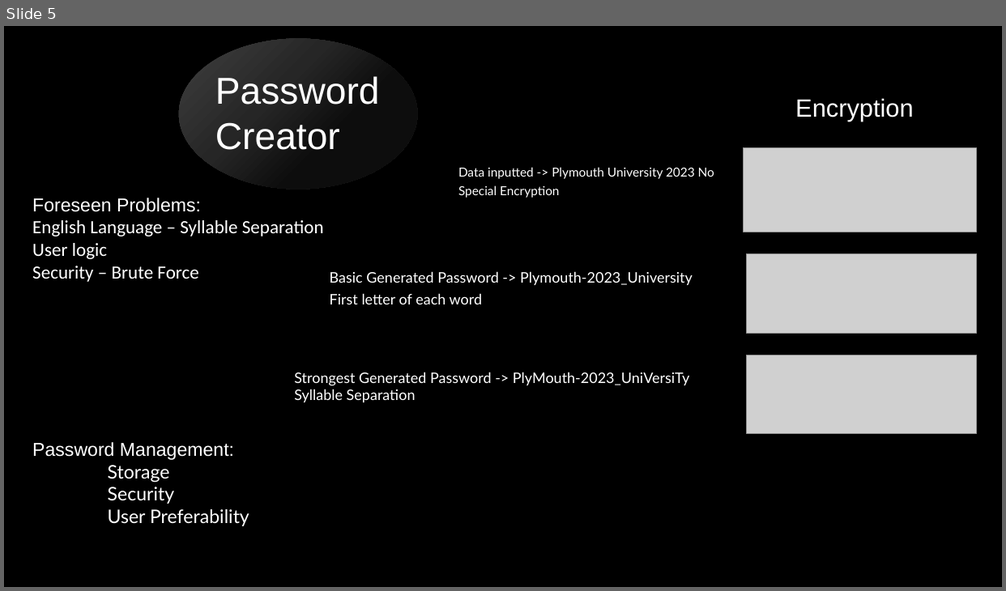
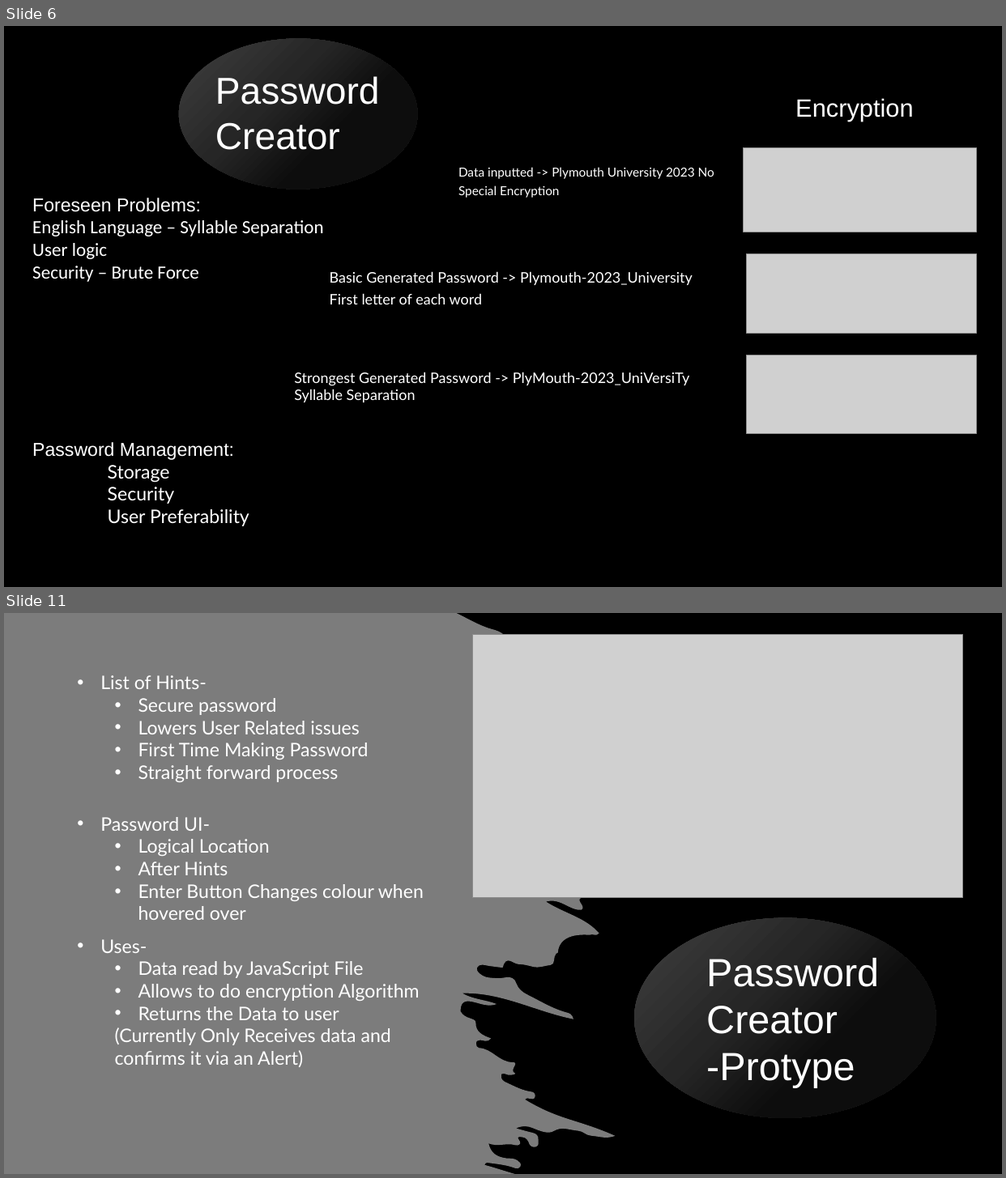
Before and after one commit to Niko-PL/Nikodem-Drabik-1004-Project, a slide deck: Project White Spectra.pptx. Shown one above the other, each under a label of ours: slide 5 before the commit, slides 6 and 11 after it; the slides between them are not shown. The pictures are 1006x591 and 1006x1178 pixels, drawn with LibreOffice and Linux fonts; fonts in the diff are those of the drawing; grey boxes stand for pictures. Boxes give left, top, right and bottom in pixels: in the first picture for what was removed or moved away, otherwise in the second. Text is boxed around its words. In the diff, an @@ line names an element or a change of style, - is before the commit and + after.

```diff
--- a/Project White Spectra.pptx
+++ b/Project White Spectra.pptx
@@ slide 11 added at (4, 613, 1002, 1174), background #000000 @@
@@ freeform shape added at (4, 613, 616, 1174), fill #F8F8F8 at 50% opacity @@
@@ picture added at (473, 634, 963, 897) @@
@@ text added at (100, 675, 368, 782), 18 pt, text #FFFFFF @@
+• List of Hints-
+  • Secure password
+  • Lowers User Related issues
+  • First Time Making Password
+  • Straight forward process
@@ text added at (100, 817, 424, 920), 18 pt, text #FFFFFF @@
+• Password UI-
+  • Logical Location
+  • After Hints
+  • Enter Button Changes colour when hovered over
@@ ellipse added at (634, 918, 936, 1118), fill gradient #404040 to #262626 to #0D0D0D @@
@@ text added at (100, 939, 420, 1067), 18 pt, text #FFFFFF @@
+• Uses-
+  • Data read by JavaScript File
+  • Allows to do encryption Algorithm
+  • Returns the Data to user
+  (Currently Only Receives data and confirms it via an Alert)
@@ text added at (706, 958, 879, 1088), 37.8 pt, text #FFFFFF @@
+Password Creator -Protype
@@ what was slide 5 is now slide 6 @@
```
Also in this commit, not shown: 5 slides changed, 3 other slides added, 4 other files.
